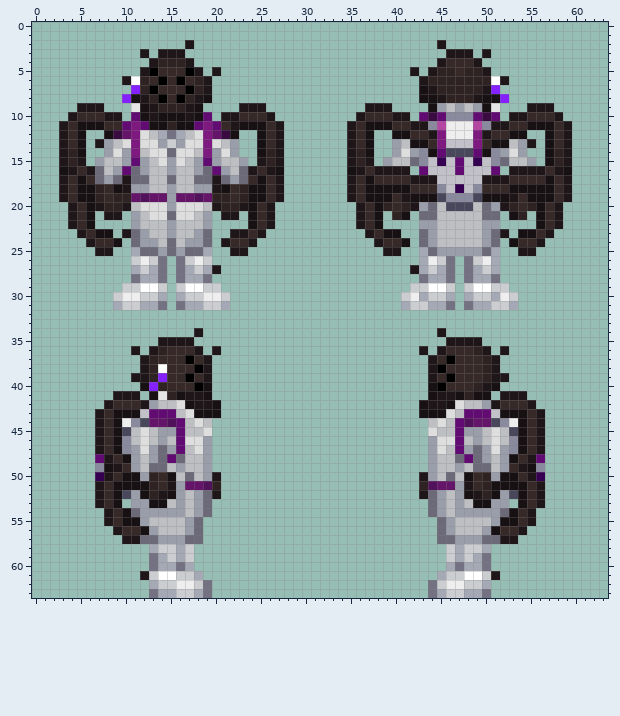
Two versions of one pixel-art sprite, code/modules/unit_tests/screenshots/screenshot_humanoids__datum_species_arachnid.png. The picture above was drawn from the file before the commit.
The file is 64x64 pixels. Colours within 5 levels of each other are drawn and written as one.
The result:
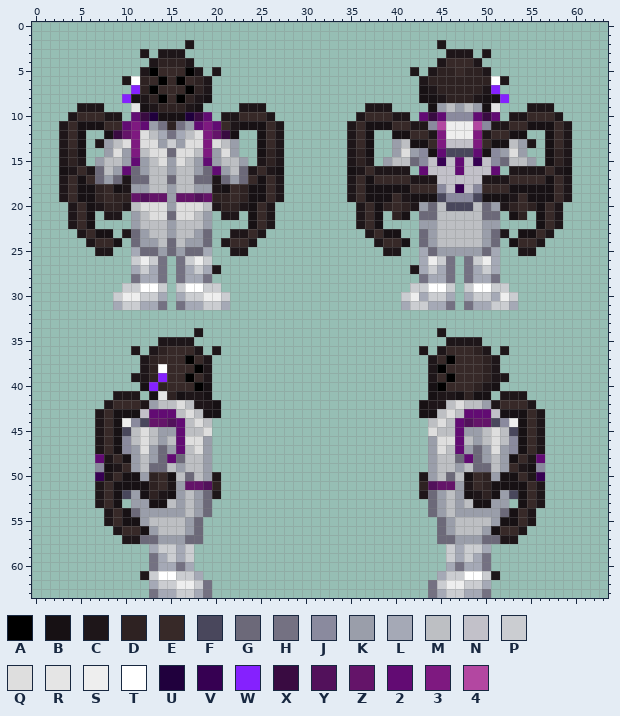
Palette (. is transparent): A #000000  B #171114  C #1e1619  D #2e2222  E #372928  F #49475c  G #6c6979  H #747182  J #8a8a9e  K #9a9eaa  L #a5a9b6  M #bdbfc3  N #c2c1c9  P #cbcdd1  Q #dedede  R #e5e5e5  S #eeeeee  T #ffffff  U #20003d  V #360052  W #8521fe  X #390b41  Y #52115b  Z #641469  2 #620b73  3 #7e1980  4 #b347a1
Difference:
@@ x 10..20 @@
  9 .RBCDDDCB..
-10 .2BCBBBCB2.
-11 232BBDBB232
+10 .2XUBBBUX2.
+11 232KHDHK232
 12 Z3QMLHLMQ3Z
@@ x 15..48 @@
 41 DBCCB........................BCCBD
-42 MQBCCB......................BCCBQM
-43 2MQBBB......................BBBQM2
+42 MQMCCB......................BCCMQM
+43 2MQMBB......................BBMQM2
 44 Y2MQM........................MQM2Y
Changed places in both pictures, as pixel boxes (x1, y1, x2, y2):
changed: (140, 112, 203, 130)
changed: (185, 400, 203, 418)
changed: (437, 400, 455, 418)
